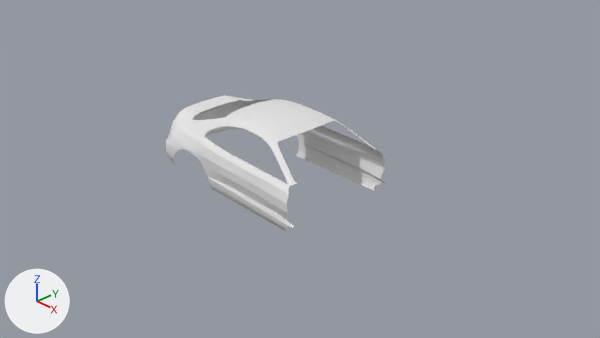
The Blender file Assets/Car models/1994–1999 Toyota Celica/Celica model/Celica.blend, before and after one commit.
Both versions are drawn from the file's camera 'Camera'. The axes (+X, +Y, +Z) are drawn at lower left. The lights are the same throughout.
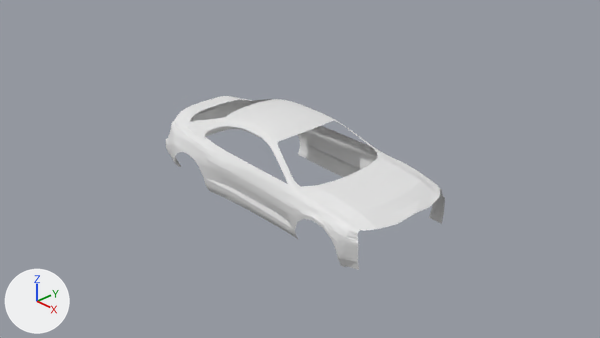
Boxes [x1, y1, x2, y2] around the edits, measured in the pictures (600 x 338 px):
'Plane', reshaped (27% wider, 28% taller)
    before: [166, 95, 385, 231]
    after: [166, 96, 445, 270]

The change, as a list of edits to the scene's bpy script:
```text
Change me_plane:
    used by ob_plane; location = (-0.39, 0.0, 0.0); scale = (0.6, 0.5, 1.0)
    remove me_plane.from_pydata(...)  # 586 vertices, 520 faces; spans x -3.03..1.99, y -1.8..0.0, z -0.45..0.64
    add me_plane.from_pydata(...)  # 904 vertices, 817 faces; spans x -3.03..4.0, y -1.84..0.0, z -0.48..0.64
    me_plane part 1: 292 vertices moved from x -3.01..1.87, y -1.8..0.0, z -0.45..0.52 to x -3.02..1.87, y -1.83..0.0, z -0.45..0.53; 13 vertices removed from x -2.98..1.99, y -1.78..0.0, z -0.38..0.24; 331 vertices added at x -3.0..4.0, y -1.84..0.0, z -0.48..0.32
```
